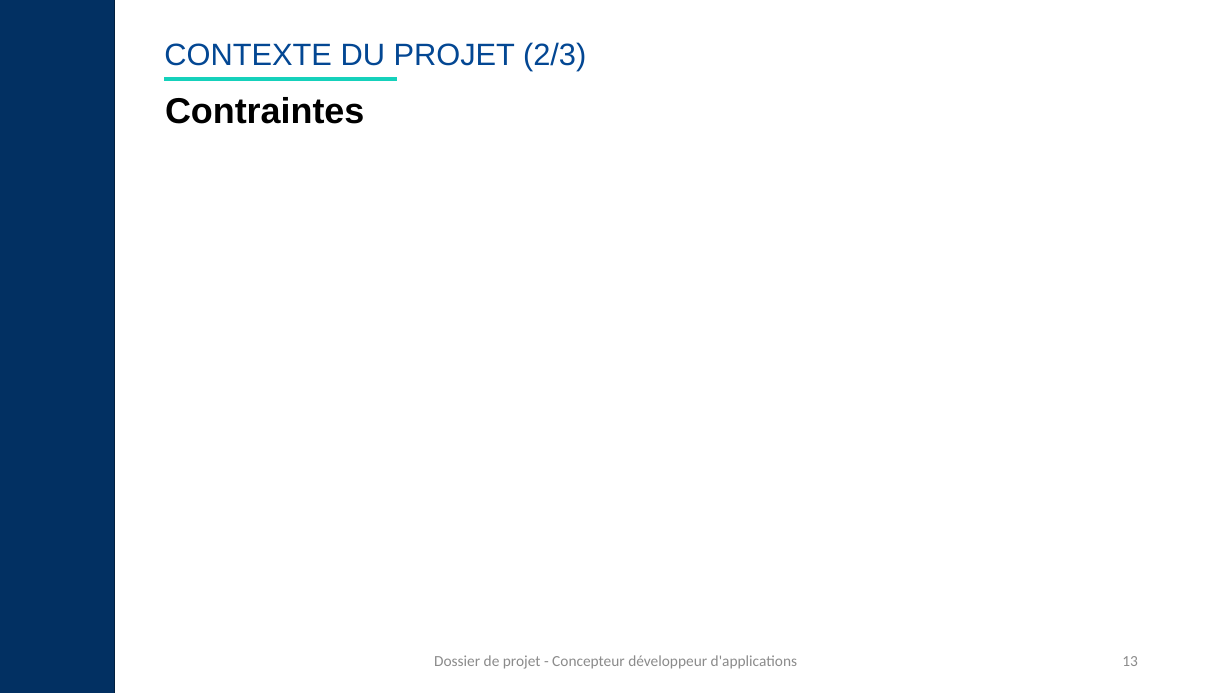
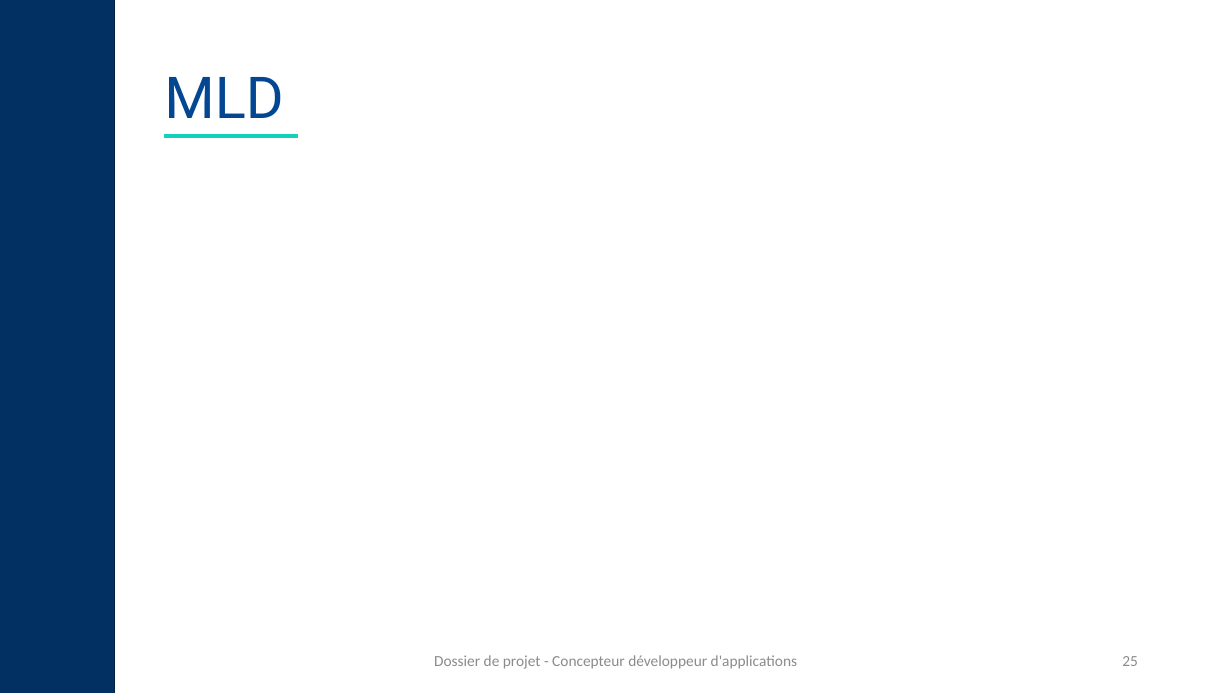
Before and after one commit to manelbenali06/BWM, a slide deck: slide 25 of back-end/docs/Réferentiels/Support-de-présentation-CDA-Modèle-à-compléter-nei8fp.pptx (slide 13 before the commit). Drawn at 1232x693 pixels with LibreOffice and Linux fonts; fonts in the diff are those of the drawing. Boxes give left, top, right and bottom in pixels: in the first picture for what was removed or moved away, otherwise in the second. Text is boxed around its words. In the diff, an @@ line names an element or a change of style, - is before the commit and + after.

```diff
--- a/back-end/docs/Réferentiels/Support-de-présentation-CDA-Modèle-à-compléter-nei8fp.pptx
+++ b/back-end/docs/Réferentiels/Support-de-présentation-CDA-Modèle-à-compléter-nei8fp.pptx
@@ title removed at box(164, 42, 586, 71) @@
-CONTEXTE DU PROJET (2/3)
@@ title added at box(164, 77, 283, 118), 45 pt, text #034793 @@
+MLD
@@ text removed at box(165, 97, 364, 124) @@
-Contraintes
@@ line moved from (165, 79) - (397, 79) to (165, 136) - (298, 136) @@
@@ page number at box(1122, 656, 1138, 666): text changed @@
-13
+25
```
Also in this commit, not shown: 19 other slides changed, 22 slides added, 8 other files.
